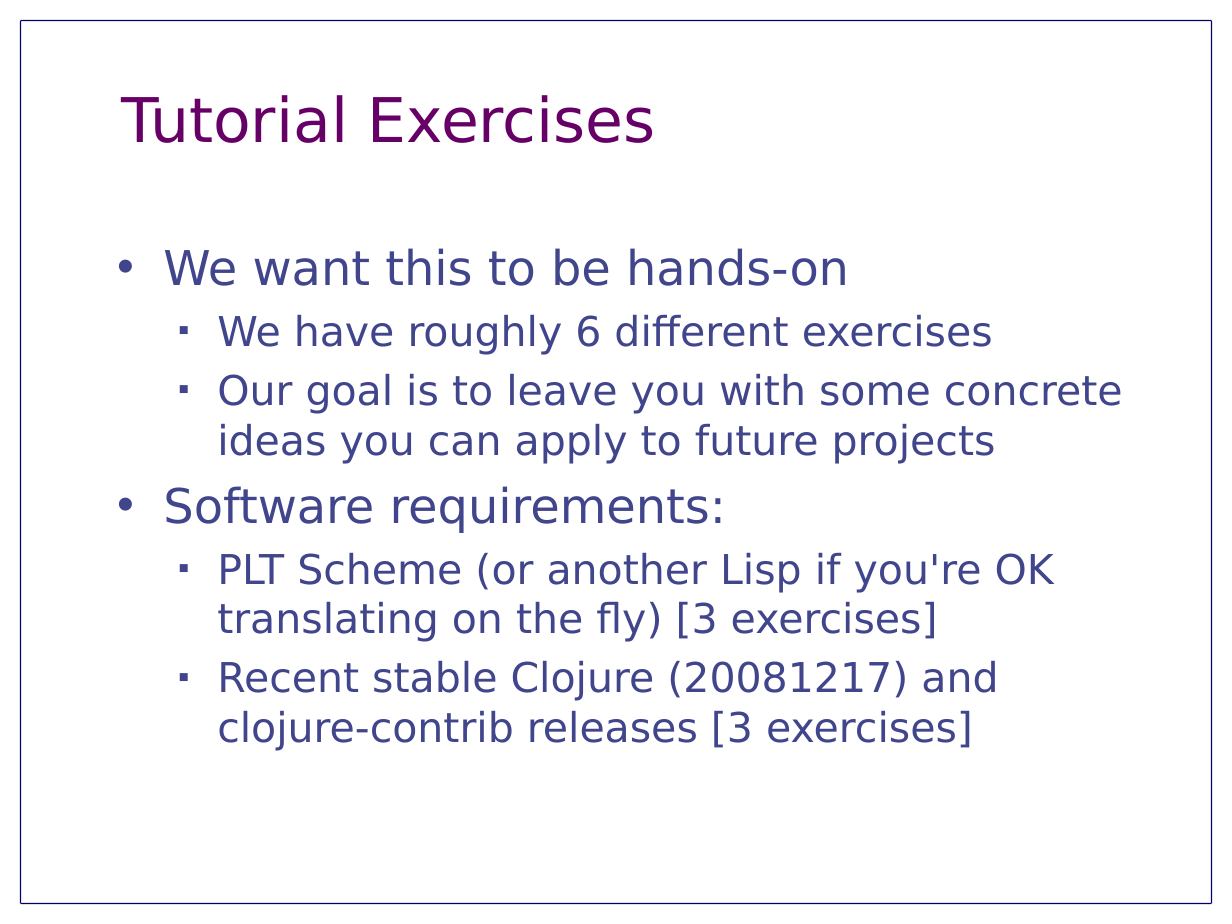
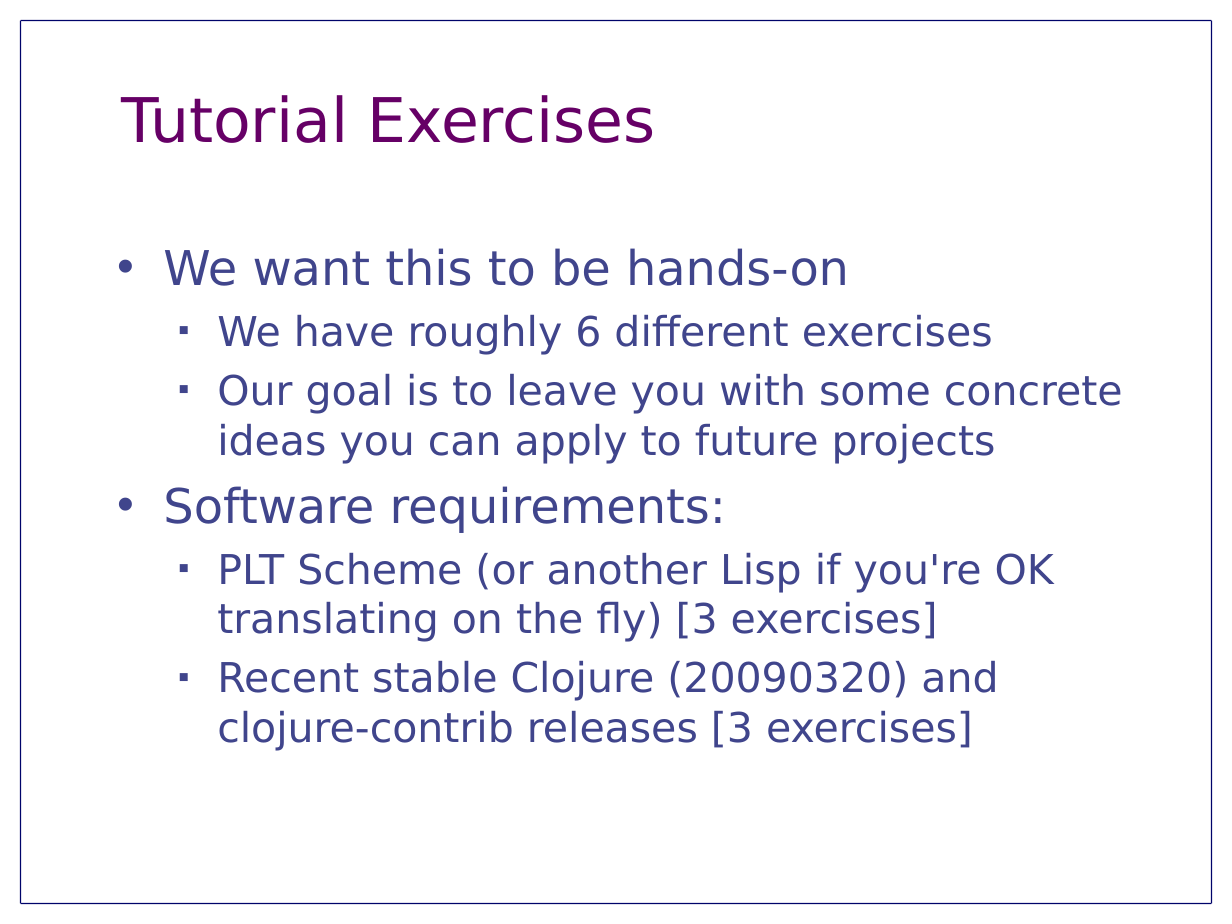
Before and after one commit to jnewbern/monad-tutorial, a slide deck: slide 3 of slides/TutorialOverview.odp. Drawn at 1232x924 pixels with LibreOffice and Linux fonts; fonts in the diff are those of the drawing. Boxes give left, top, right and bottom in pixels: in the first picture for what was removed or moved away, otherwise in the second. Text is boxed around its words. In the diff, an @@ line names an element or a change of style, - is before the commit and + after.

Commit message:
Update overview presentation now that we are compatible with 20090320 clojure!

```diff
--- a/slides/TutorialOverview.odp
+++ b/slides/TutorialOverview.odp
@@ text at <box>217,660,998,751</box>: text changed @@
-  ■ Recent stable Clojure (20081217) and clojure-contrib releases [3 exercises]
+  ■ Recent stable Clojure (20090320) and clojure-contrib releases [3 exercises]
```
